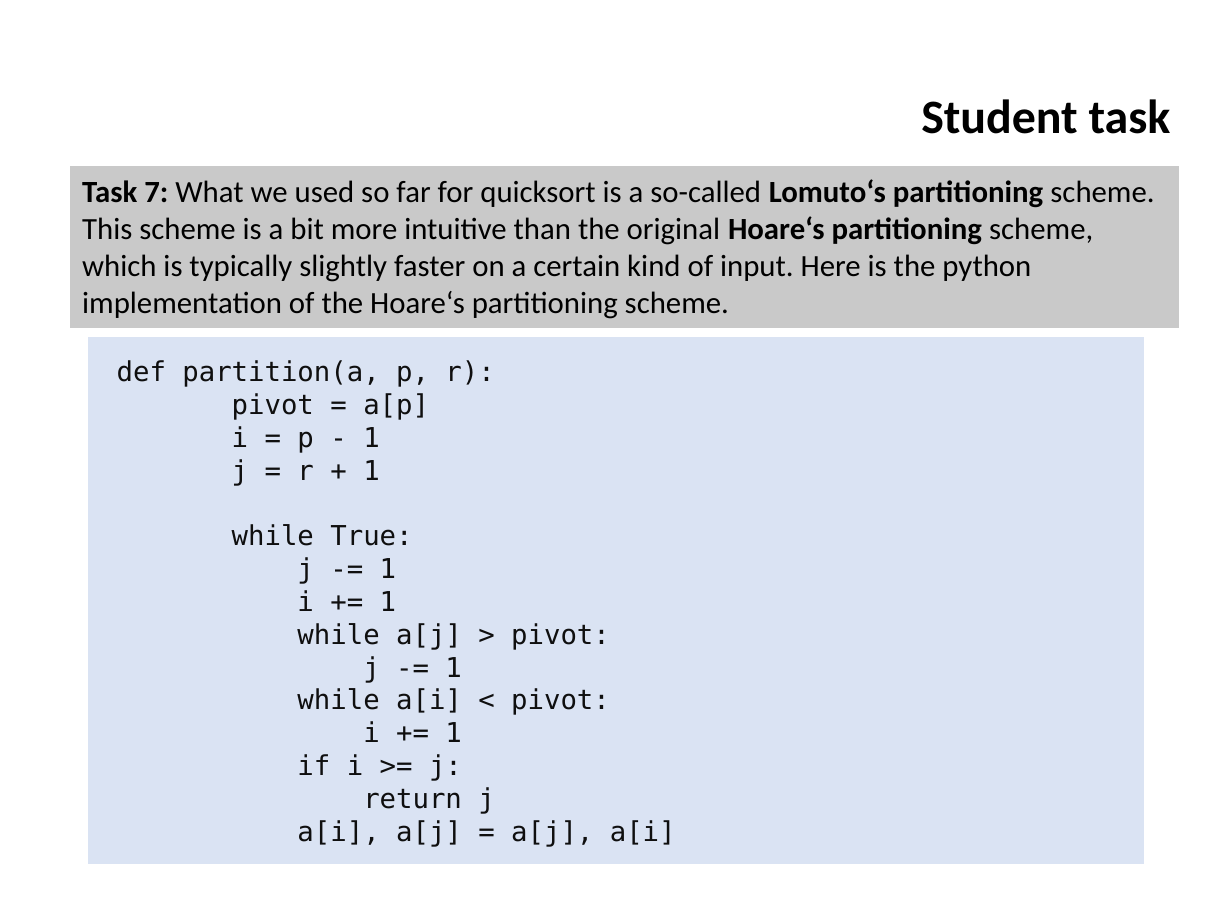
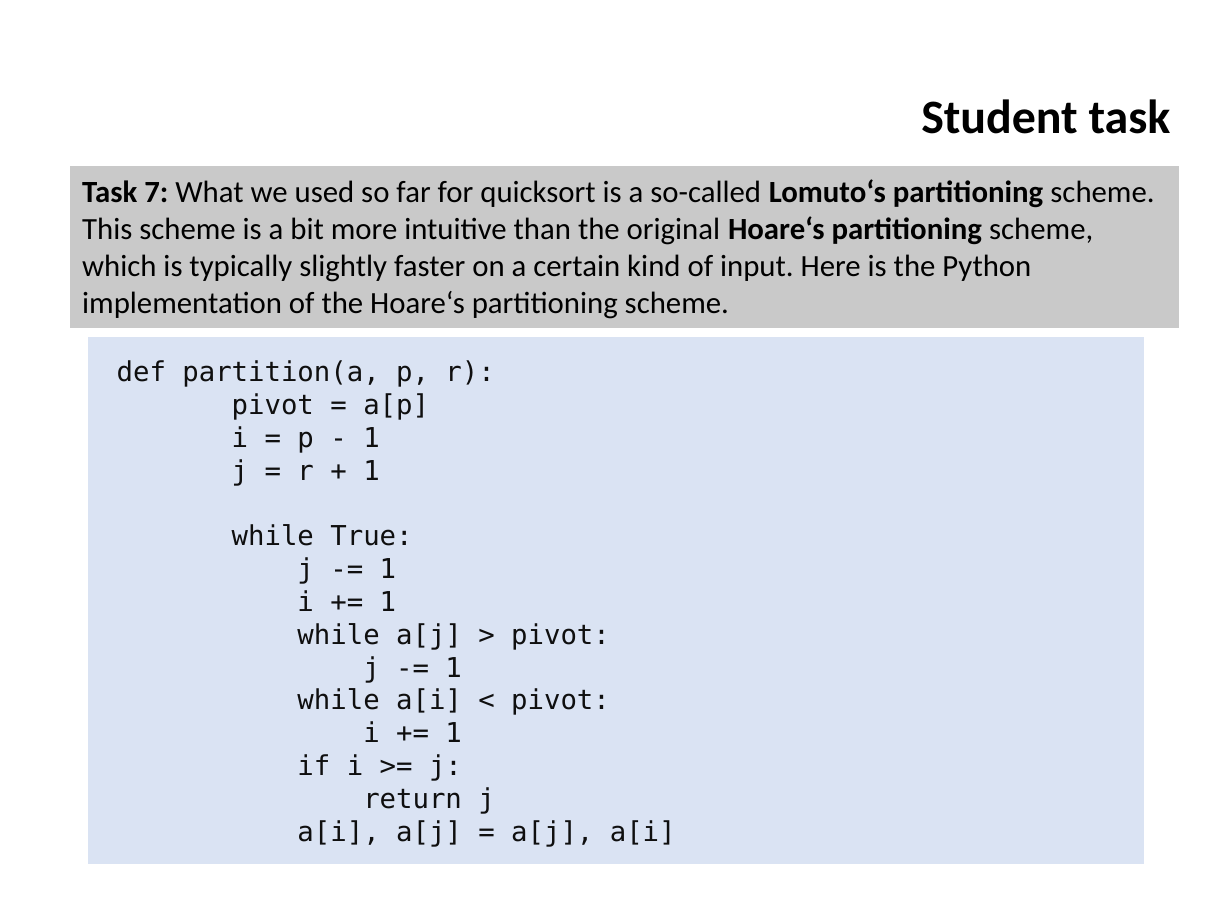
Before and after one commit to ifromm/dsa, a slide deck: slide 34 of slides/unit_2_quicksort.pptx. Drawn at 1232x924 pixels with LibreOffice and Linux fonts; fonts in the diff are those of the drawing; background and template pictures are left out. Boxes give left, top, right and bottom in pixels: in the first picture for what was removed or moved away, otherwise in the second. Text is boxed around its words. In the diff, an @@ line names an element or a change of style, - is before the commit and + after.

Commit message:
Minor changes

```diff
--- a/slides/unit_2_quicksort.pptx
+++ b/slides/unit_2_quicksort.pptx
@@ text in rectangle at bbox=[82, 179, 1154, 319]: text changed @@
-Task 7: What we used so far for quicksort is a so-called Lomuto‘s partitioning scheme. This scheme is a bit more intuitive than the original Hoare‘s partitioning scheme, which is typically slightly faster on a certain kind of input. Here is the python implementation of the Hoare‘s partitioning scheme.
+Task 7: What we used so far for quicksort is a so-called Lomuto‘s partitioning scheme. This scheme is a bit more intuitive than the original Hoare‘s partitioning scheme, which is typically slightly faster on a certain kind of input. Here is the Python implementation of the Hoare‘s partitioning scheme.
```
